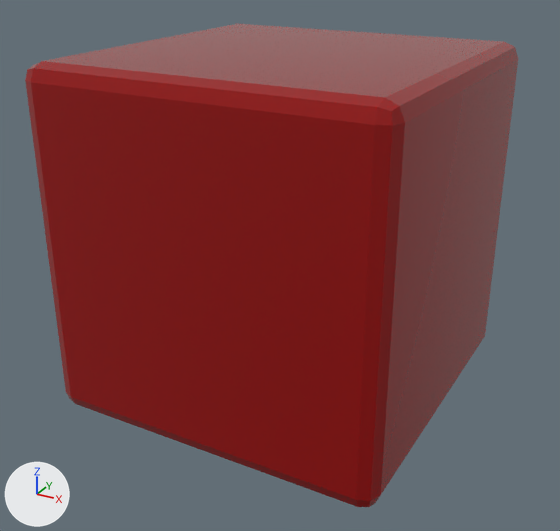
A saved change to the glTF model extracted/sprites_live/master_giftbox/model.glb.
Before and after are seen from a 50 mm camera at (1.41, -2.65, 1.13) aimed at (0.0, -0.08, -0.15). Arrows for +X, +Y and +Z are at lower left; the lights stay in place. The picture after the commit comes second. Where no turn or scale is listed for an object, it has been applied to the vertices.
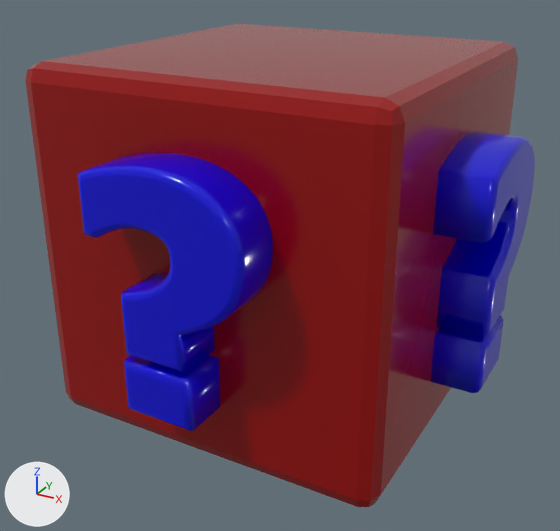
Changed parts and their boxes [x1, y1, x2, y2] in the pictures (560 x 531 px):
'txt.003', added (blue)
    after: [78, 153, 273, 431]
'txt', added (blue)
    after: [431, 131, 535, 393]

The edits, one by one:
Material 'blue' (mat_blue) is new.
Its base color is (0.0, 0.0, 0.644) (blue #0000d2).
Its roughness is 0.15.
Mesh me_txt_003 is new.
It has 1608 vertices, 3208 faces and spans x -0.299..0.319, y -0.118..0.118, z -0.485..0.423.
It uses material mat_blue (blue #0000d2).
Mesh me_txt is new.
It has 1608 vertices, 3208 faces and spans x -0.118..0.118, y -0.299..0.319, z -0.485..0.423.
It uses material mat_blue (blue #0000d2).
Object 'txt.003' (ob_txt_003) is new; it shows me_txt_003.
Its location is (-0.005, -0.771, 0.044).
Object 'txt' (ob_txt) is new; it shows me_txt.
Its location is (0.771, -0.005, 0.044).
